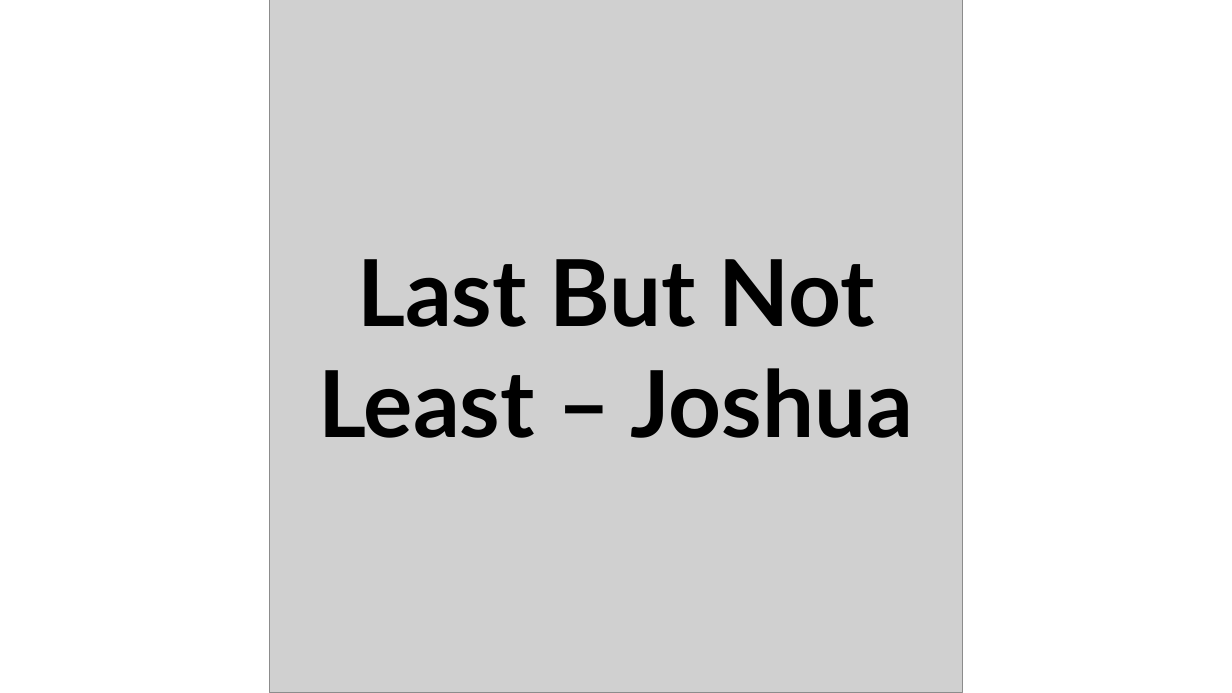
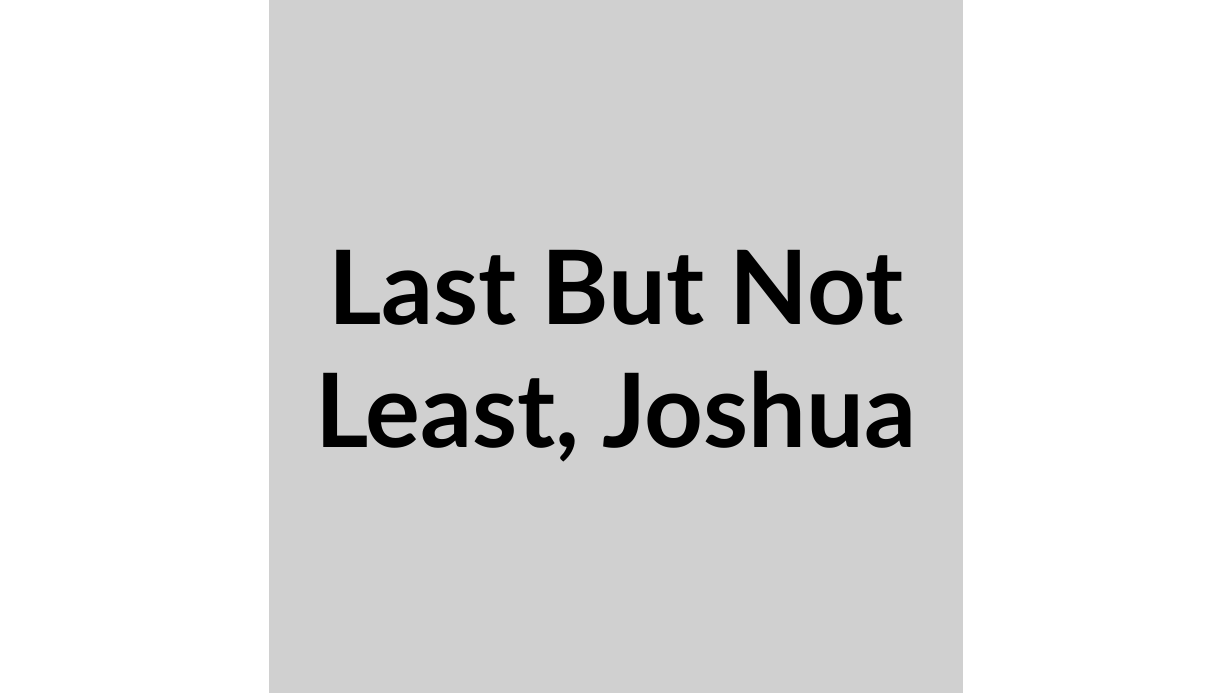
Before and after one commit to TomerRonen34/ton_soundboard, a slide deck: slide 5 of ton_soundboard/static/editing buttons.pptx. Drawn at 1232x693 pixels with LibreOffice and Linux fonts; fonts in the diff are those of the drawing; grey boxes stand for pictures. Boxes give left, top, right and bottom in pixels: in the first picture for what was removed or moved away, otherwise in the second. Text is boxed around its words. In the diff, an @@ line names an element or a change of style, - is before the commit and + after.

```diff
--- a/ton_soundboard/static/editing buttons.pptx
+++ b/ton_soundboard/static/editing buttons.pptx
@@ text at box(315, 249, 916, 462): text changed; size 72 to 80 pt @@
-Last But Not Least – Joshua
+Last But Not Least, Joshua
```
Also in this commit, not shown: 8 other slides changed, 1 slide added, 1 slide removed, 14 other files.
